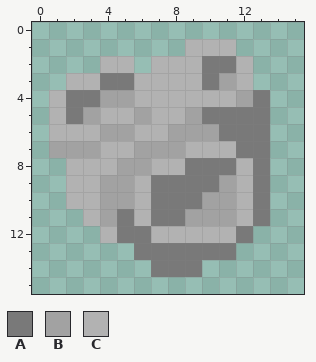
Pixel-art sprite: game/meteor/meteor.png. The first picture shows the starting point.
The file is 64x64 pixels, drawn in blocks of 4x4; one block is one cell here.
Palette (. is transparent): A #797979  B #a2a2a2  C #b2b2b2
Pixels before, first column x 1:
 1 ........CCC..
 2 ...CC.CCCAAC.
 3 .CCAACCCCABC.
 4 CAABBCCCCCCBA
 5 CABCCBCCBAAAA
 6 CCCBBCCBBBAAA
 7 BBBCCBBBCCCAA
 8 .CCCBBCCAAACA
 9 .CCBBCAAAABCA
10 .CCBBCAAABBCA
11 ..CBACAABBBCA
12 ...CAACCCCCA.
13 .....AAAAAA..
14 ......AAA....
The result:
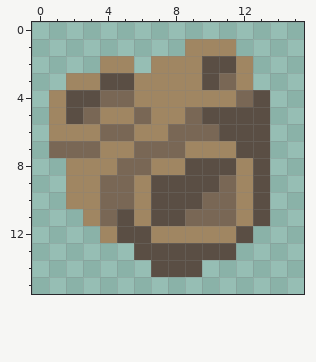
Difference:
colour A: #797979 -> #5a4e44
colour B: #a2a2a2 -> #796755
colour C: #b2b2b2 -> #a08662
